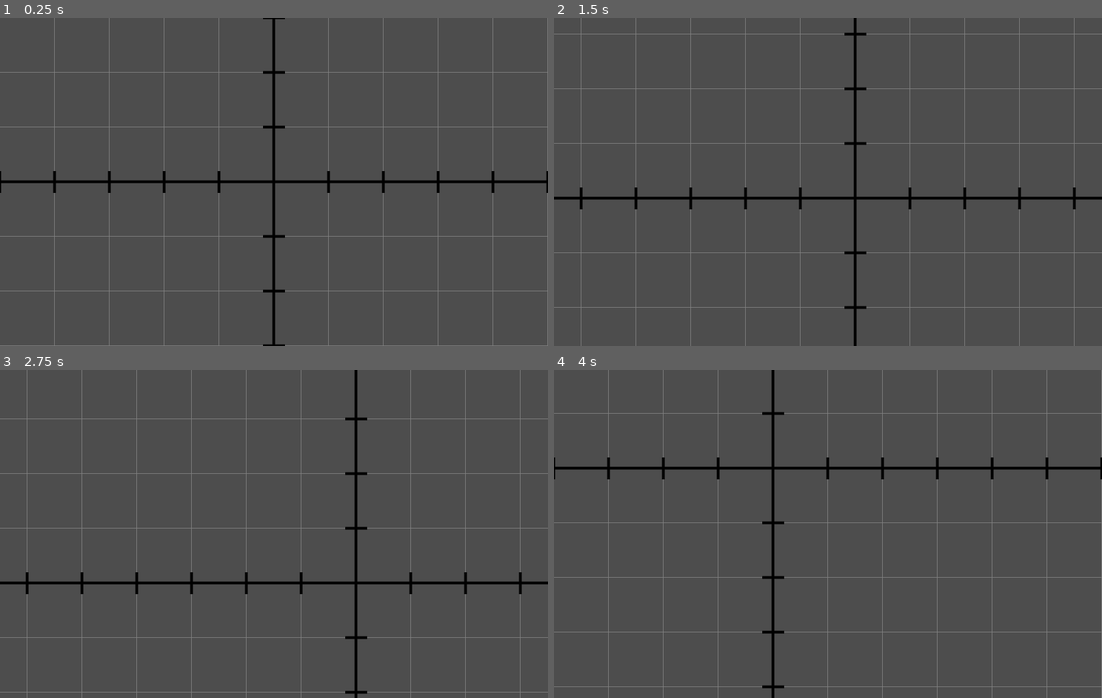
Above: before the commit, frames 1-4 (two rows, left to right).
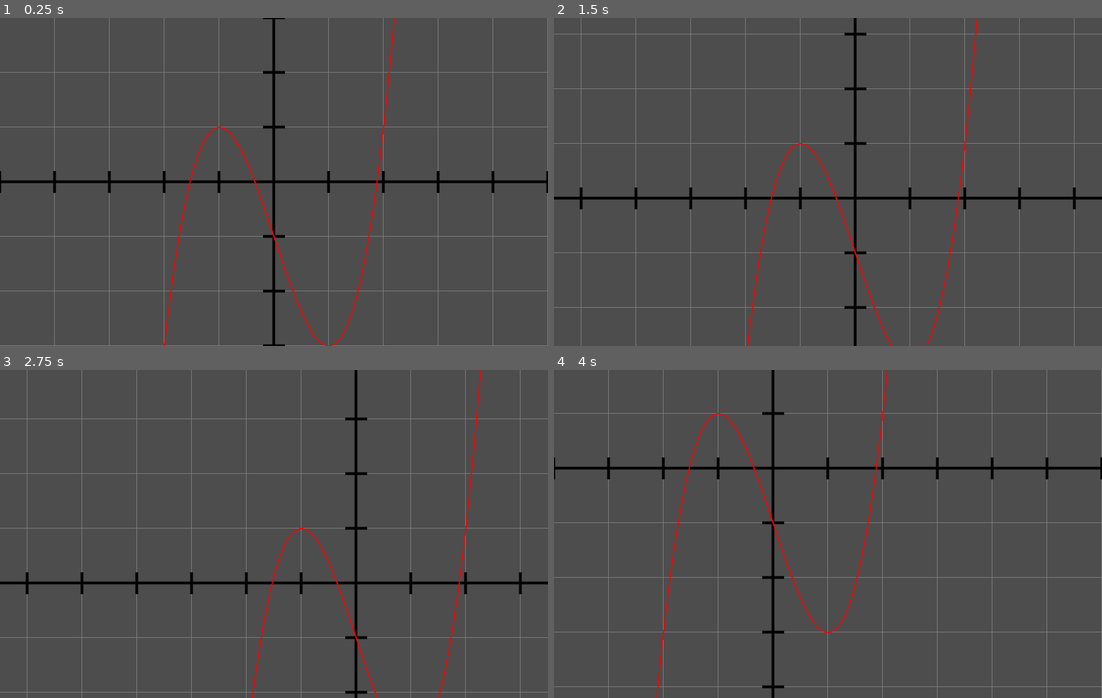
Above: after the commit, the same moments.

Repository: Drillix08/Opticos
Game: Godot game, scene res://graph_environment.tscn
The game is run twice, just before and just after one commit, with the same random seed, the same clock (stepped at 60 frames per second) and the same inputs.
Inputs (mouse positions are in pixels of both pictures, inside the frame that each line leads up to):
- Up to frame 1 (0.25 s): no input
- Up to frame 2 (1.5 s): tap Enter at 0.5 s; move the mouse to (948, 165) at 0.52 s; click (948, 165) at 0.67 s; tap Space at 1.25 s; drag from (718, 198) to (800, 247) at 1.27 s
- Up to frame 3 (2.75 s): tap Enter at 2 s; move the mouse to (328, 461) at 2.02 s; click (328, 461) at 2.17 s
- Up to frame 4 (4 s): tap Space at 2.75 s; drag from (800, 599) to (663, 484) at 2.77 s; tap Enter at 3.5 s; move the mouse to (992, 583) at 3.52 s; click (992, 583) at 3.67 s

The runs differ from the first frame. In frame 1, 0.7% of the frame differs, in the area x 29-73%, y 0-100%; in frame 2, 0.6%; in frame 3, 0.6%; in frame 4, 0.7%, in the area x 18-61%, y 0-100%.

Commit message:
switching branch

Diff:
--- a/source/graph-environment/grid.gd
+++ b/source/graph-environment/grid.gd
@@ -63,7 +63,7 @@
 
 	#Draw the function
 	draw_function(func(x):
-		return 5
+		return x**3-3*x-1
 	)
 
 #controlls the moving of the "camera" when you click and drag
